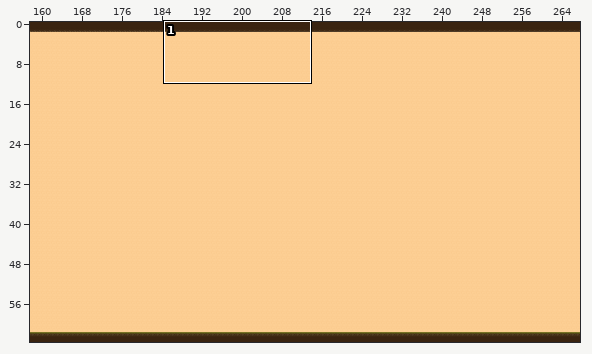
A Tiled map gets an edit: proyecto_desarollo-main/citm_desvj_project_template-L8_Map_Metadata_Solution/Output/Assets/Maps/MapTemplate.tmx. Above, an overview of the earlier version with the close-up marked.
Close-up. Before the edit:
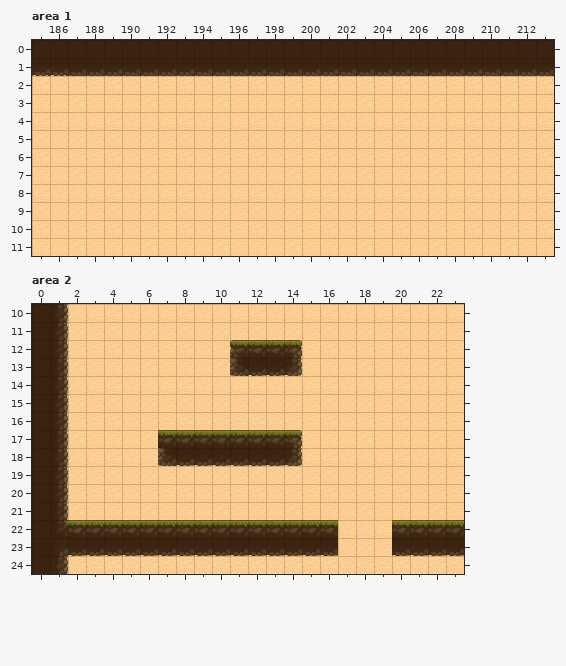
Cells are 32x32 px. Shown: area 1 x 185..213, y 0..11; area 2 x 0..23, y 10..24. The commit also changed other parts of the map, which this record leaves out.
Now the later version:
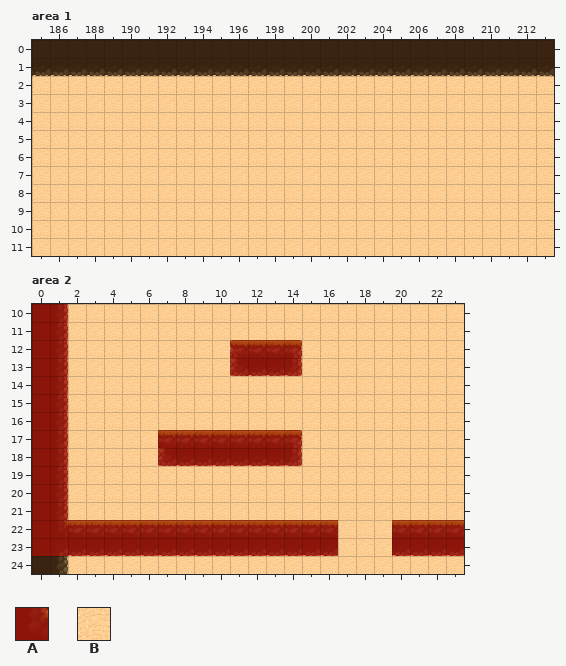
Key: from "MapMetadata": A 0; from "tmw_desert_spacing": B 29.
_ is an empty cell.
Tiles of an added or newly shown layer are drawn over the layers below it.
See-through tiles are keyed as they look on the map.
Change:
Layer "Capa de patrones 3", area 1:
y 1: x 187..213 ___________________________ -> BBBBBBBBBBBBBBBBBBBBBBBBBBB
Layer "Collisions" (now shown), area 2:
y 10..11: x 0..1 __ -> AA
y 12..13: x 0..1 __ -> AA; x 11..14 ____ -> AAAA
y 14..16: x 0..1 __ -> AA
y 17..18: x 0..1 __ -> AA; x 7..14 ________ -> AAAAAAAA
y 19..21: x 0..1 __ -> AA
y 22..23: x 0..16 _________________ -> AAAAAAAAAAAAAAAAA; x 20..23 ____ -> AAAA
